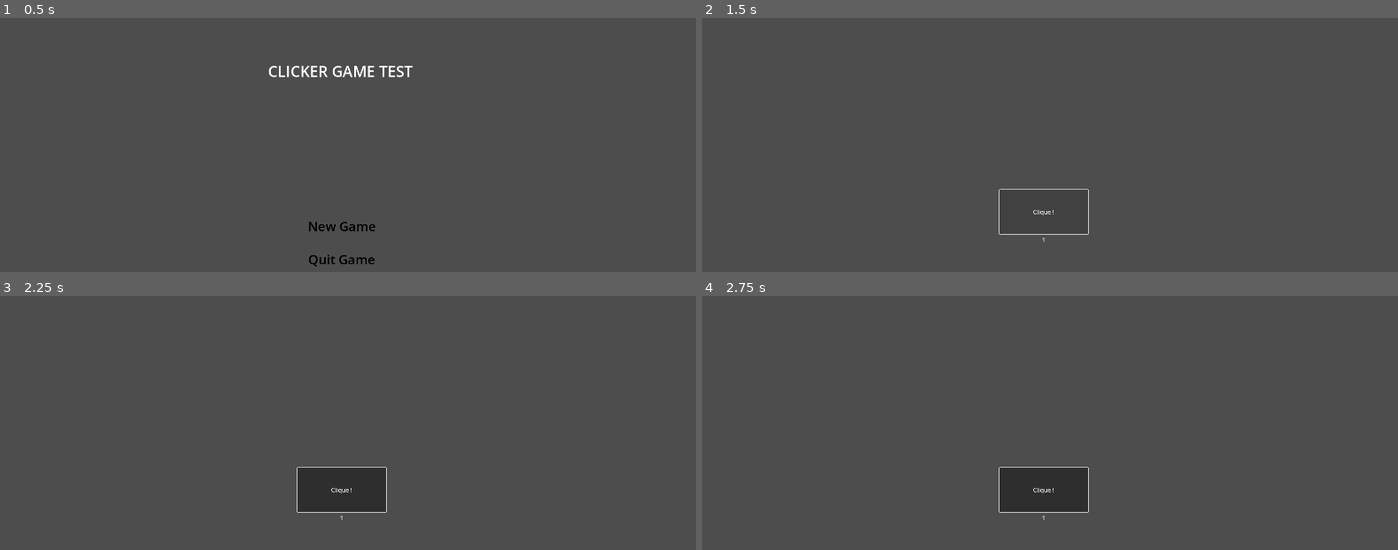
Above: before the commit, frames 1-4 (two rows, left to right).
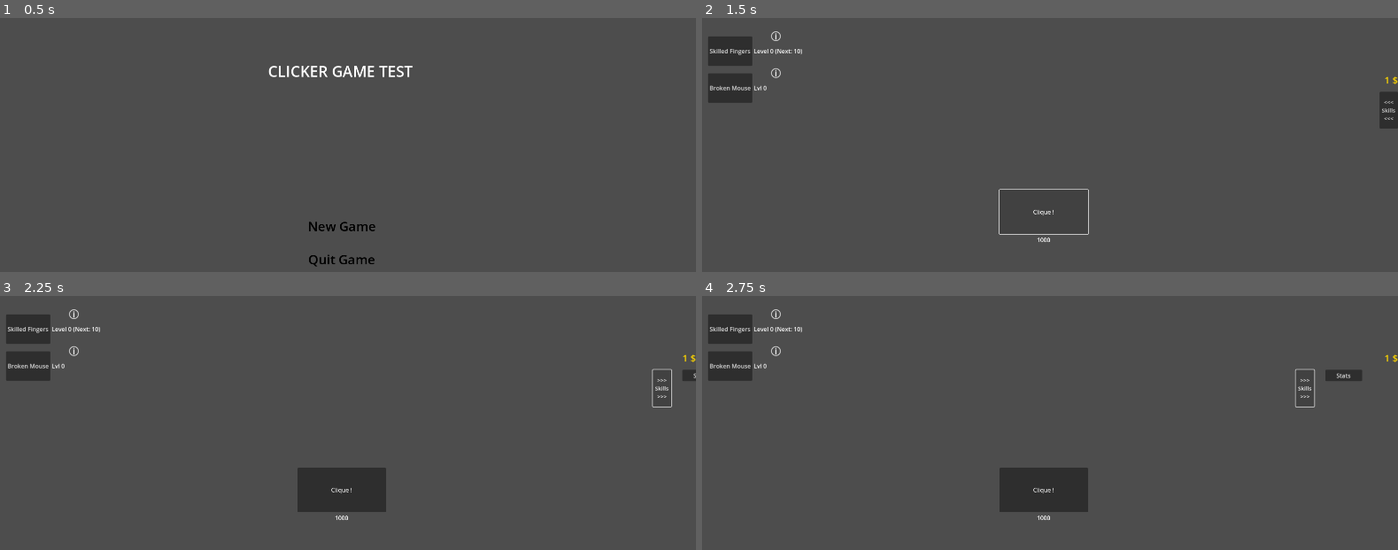
Above: after the commit, the same moments.

Repository: JulienGitAcc/Clicker-Test
Game: Godot game, scene res://main_menu.tscn
The game is run twice, just before and just after one commit, with the same random seed, the same clock (stepped at 60 frames per second) and the same inputs.
Inputs (mouse positions are in pixels of both pictures, inside the frame that each line leads up to):
- Up to frame 1 (0.5 s): no input
- Up to frame 2 (1.5 s): click "New Game" at 0.5 s; click "Clique !" at 1.25 s
- Up to frame 3 (2.25 s): click (689, 387) at 2 s, where only the run after the commit has a clickable "<<< Skills <<<"
- Up to frame 4 (2.75 s): no input

Frame 1 is identical in both runs. In frame 2, 1.9% of the frame differs, in the area x 0-100%, y 5-89%; in frame 3, 1.9%; in frame 4, 2.0%.

Commit message:
Ajout d'un panneau déroulant pour les stats et les skills (et ajout du skill Stats)

Diff:
--- a/game.tscn
+++ b/game.tscn
@@ -210,21 +210,84 @@
 scroll_active = false
 metadata/_edit_use_anchors_ = true
 
-[node name="VBoxContainer" type="VBoxContainer" parent="."]
-layout_mode = 0
-offset_left = 1690.0
-offset_top = 1.0
-offset_right = 1917.0
-offset_bottom = 207.0
-
-[node name="Stat_click" type="RichTextLabel" parent="VBoxContainer"]
+[node name="StatsGroup" type="Control" parent="."]
+anchors_preset = 0
+offset_right = 40.0
+offset_bottom = 40.0
+
+[node name="StatButton" type="Button" parent="StatsGroup"]
+layout_mode = 0
+offset_left = 1870.0
+offset_right = 1920.0
+offset_bottom = 100.0
+theme_override_constants/outline_size = 0
+theme_override_constants/h_separation = 4
+theme_override_constants/align_to_largest_stylebox = 0
+theme_override_constants/line_spacing = 0
+theme_override_font_sizes/font_size = 15
+text = "<<<
+Stats
+<<<"
+
+[node name="VBoxContainer" type="VBoxContainer" parent="StatsGroup"]
+layout_mode = 0
+offset_left = 1921.0
+offset_right = 2148.0
+offset_bottom = 206.0
+
+[node name="Stat_click" type="RichTextLabel" parent="StatsGroup/VBoxContainer"]
 custom_minimum_size = Vector2(200, 40)
 layout_mode = 2
 theme_override_styles/normal = SubResource("StyleBoxFlat_1bvp3")
 text = "testestestes"
 
-[node name="Stat_click2" type="RichTextLabel" parent="VBoxContainer"]
+[node name="Stat_click2" type="RichTextLabel" parent="StatsGroup/VBoxContainer"]
 custom_minimum_size = Vector2(200, 40)
 layout_mode = 2
 theme_override_styles/normal = SubResource("StyleBoxFlat_1bvp3")
 text = "testestestes"
+
+[node name="SkillsGroup" type="Control" parent="."]
+anchors_preset = 0
+offset_right = 40.0
+offset_bottom = 40.0
+
+[node name="SkillsButton" type="Button" parent="SkillsGroup"]
+layout_mode = 0
+offset_left = 1870.0
+offset_top = 200.0
+offset_right = 1920.0
+offset_bottom = 300.0
+theme_override_constants/outline_size = 0
+theme_override_constants/h_separation = 4
+theme_override_constants/align_to_largest_stylebox = 0
+theme_override_constants/line_spacing = 0
+theme_override_font_sizes/font_size = 15
+text = "<<<
+Skills
+<<<"
+
+[node name="VBoxContainer" type="VBoxContainer" parent="SkillsGroup"]
+layout_mode = 0
+offset_left = 1950.0
+offset_top = 200.0
+offset_right = 2050.0
+offset_bottom = 406.0
+theme_override_constants/separation = 4
+
+[node name="SkillStatsButton" type="Button" parent="SkillsGroup/VBoxContainer"]
+layout_mode = 2
+theme_override_constants/h_separation = 4
+theme_override_constants/line_spacing = 0
+text = "Stats"
+
+[node name="MoneyCount" type="RichTextLabel" parent="."]
+layout_mode = 0
+offset_left = 1720.0
+offset_top = 150.0
+offset_right = 1920.0
+offset_bottom = 190.0
+theme_override_colors/default_color = Color(1, 0.84313726, 0, 1)
+theme_override_font_sizes/normal_font_size = 26
+text = "$$$"
+horizontal_alignment = 2
--- a/main.gd
+++ b/main.gd
@@ -1,6 +1,10 @@
 extends Control
 
-var score: int = 0
+var score: int = 999
+var score_total: int = 999
+var money: int = 0
+var next_money_gain: float = 1000
+var money_level: int = 0
 var upgrade_1_level: int = 0
 var upgrade_1_cost: int = 10
 var upgrade_1_shown: bool = false
@@ -24,8 +28,15 @@
 @onready var info_logo2 = $Info2
 @onready var info_2 = $Info2/Area2D
 @onready var info_label2 = $Info2/InfoLabel2
-@onready var stat_click_label = $VBoxContainer/Stat_click
-@onready var stat_click_label2 = $VBoxContainer/Stat_click2
+@onready var stat_button = $StatsGroup/StatButton
+@onready var stat_group = $StatsGroup
+@onready var stat_click_label = $StatsGroup/VBoxContainer/Stat_click
+@onready var stat_click_label2 = $StatsGroup/VBoxContainer/Stat_click2
+@onready var money_count = $MoneyCount
+@onready var skills_button = $SkillsGroup/SkillsButton
+@onready var skills_group = $SkillsGroup
+@onready var skill_stats_button = $SkillsGroup/VBoxContainer/SkillStatsButton
+
 
 
 func _ready() -> void:
@@ -36,6 +47,9 @@
 	info_1.mouse_exited.connect(_on_Info_1_exited)
 	info_2.mouse_entered.connect(_on_Info_2_entered)
 	info_2.mouse_exited.connect(_on_Info_2_exited)
+	stat_button.pressed.connect(_on_StatButton_pressed)
+	skills_button.pressed.connect(_on_SkillsButton_pressed)
+	skill_stats_button.pressed.connect(_onSkillStatsButton_pressed)
 	_update_score_label()
 	_update_upgrade_1_level()
 	upgrade_button_1.visible = false
@@ -48,15 +62,22 @@
 	info_label2.visible = false
 	stat_click_label.visible = false
 	stat_click_label2.visible = false
+	stat_button.visible = false
+	money_count.visible = false
+	skills_button.visible = false
 
 
 func _process(delta):
 	upgrade_button_1.disabled = score < upgrade_1_cost
 	upgrade_button_2.disabled = score < upgrade_2_cost
+	if is_instance_valid(skill_stats_button):
+		skill_stats_button.disabled = money < 1
 	time_accumulator += delta
 	if time_accumulator >= 1.0:
 		score += upgrade_2_level
+		score_total += upgrade_2_level
 		time_accumulator = 0.0
+		_check_score()
 		_update_score_label()
 
 
@@ -119,11 +140,14 @@
 		stat_click_label2.visible = true
 
 
+
 func _on_ClickButton_pressed() -> void:
 	_spawn_hitmarker()
 	$AnimationPlayer.stop()
 	$AnimationPlayer.play("ShakeClick")
 	score += 1 + upgrade_1_level
+	score_total += 1 + upgrade_1_level
+	_check_score()
 	_update_score_label()
 	if not upgrade_1_shown and score >= 10:
 		upgrade_1_shown = true
@@ -137,6 +161,27 @@
 		info_logo2.visible = true
 
 
+func _on_StatButton_pressed():
+	var tween = create_tween()
+	if stat_group.position.x == 0:
+		tween.tween_property(stat_group, "position:x", -227, 0.5).set_trans(Tween.TRANS_SINE).set_ease(Tween.EASE_IN_OUT)
+		stat_button.text = str(">>>\nStats\n>>>")
+	else:
+		tween.tween_property(stat_group, "position:x", 0, 0.5).set_trans(Tween.TRANS_SINE).set_ease(Tween.EASE_IN_OUT)
+		stat_button.text = str("<<<\nStats\n<<<")
+
+
+func _on_SkillsButton_pressed():
+	var tween = create_tween()
+	if skills_group.position.x == 0:
+		tween.tween_property(skills_group, "position:x", -227, 0.5).set_trans(Tween.TRANS_SINE).set_ease(Tween.EASE_IN_OUT)
+		skills_button.text = str(">>>\nSkills\n>>>")
+	else:
+		tween.tween_property(skills_group, "position:x", 0, 0.5).set_trans(Tween.TRANS_SINE).set_ease(Tween.EASE_IN_OUT)
+		skills_button.text = str("<<<\nSkills\n<<<")
+
+
+
 func _update_score_label() -> void:
 	score_label.text = str(score)
 
@@ -155,3 +200,17 @@
 
 func _update_stat_click2():
 	stat_click_label2.text = str(upgrade_2_level) + " Clicks / Second"
+
+func _check_score():
+	if score_total >= 1000 and not money_count.visible:
+		money_count.visible = true
+		skills_button.visible = true
+
+	while score_total >= next_money_gain:
+		money += 1
+		money_count.text = str(money) + " $"
+		next_money_gain *= 2
+
+func _onSkillStatsButton_pressed():
+	stat_button.visible = true
+	skill_stats_button.queue_free()
